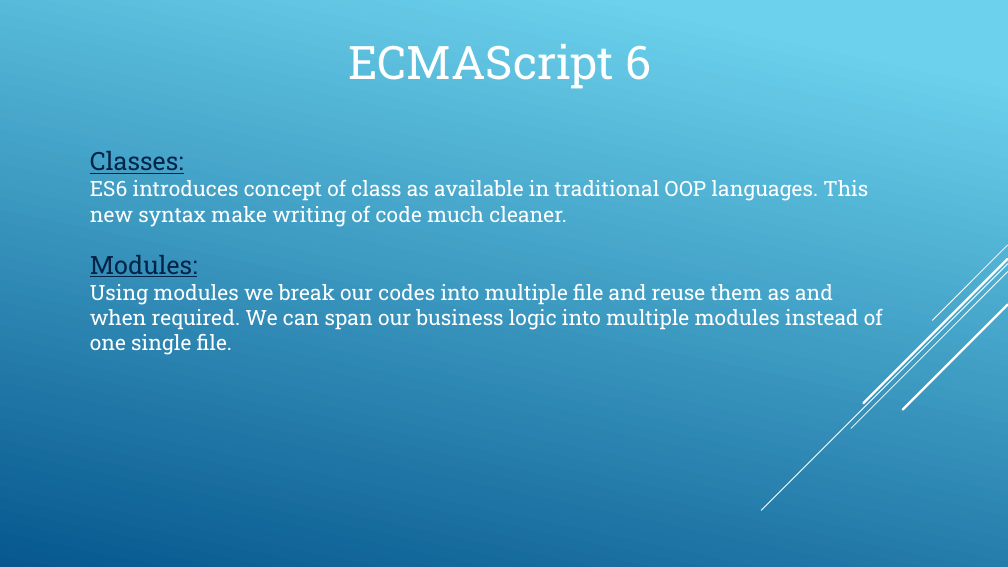
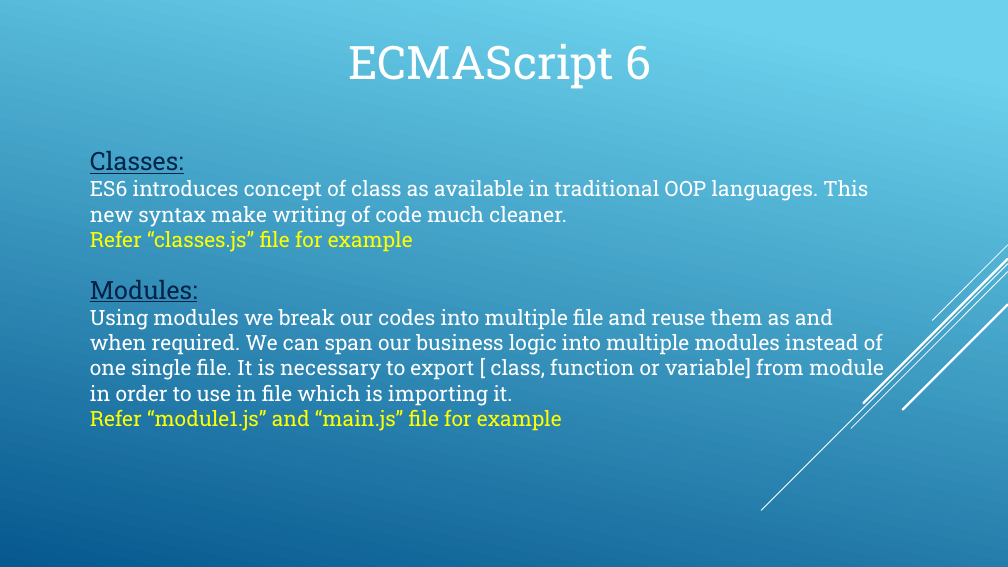
Before and after one commit to sindhushreem/tutorial, a slide deck: slide 7 of React and Grommet.pptx. Drawn at 1008x567 pixels with LibreOffice and Linux fonts; fonts in the diff are those of the drawing. Boxes give left, top, right and bottom in pixels: in the first picture for what was removed or moved away, otherwise in the second. Text is boxed around its words. In the diff, an @@ line names an element or a change of style, - is before the commit and + after.

Commit message:
commit 2

```diff
--- a/React and Grommet.pptx
+++ b/React and Grommet.pptx
@@ text at <box>90,231,413,252</box>: paragraph added @@
+Refer “classes.js” file for example
@@ text at <box>90,309,884,431</box>: text changed @@
-Using modules we break our codes into multiple file and reuse them as and when required. We can span our business logic into multiple modules instead of one single file.
+Using modules we break our codes into multiple file and reuse them as and when required. We can span our business logic into multiple modules instead of one single file. It is necessary to export [ class, function or variable] from module in order to use in file which is importing it.
+Refer “module1.js” and “main.js” file for example
```
Also in this commit, not shown: 1 other slide changed.
